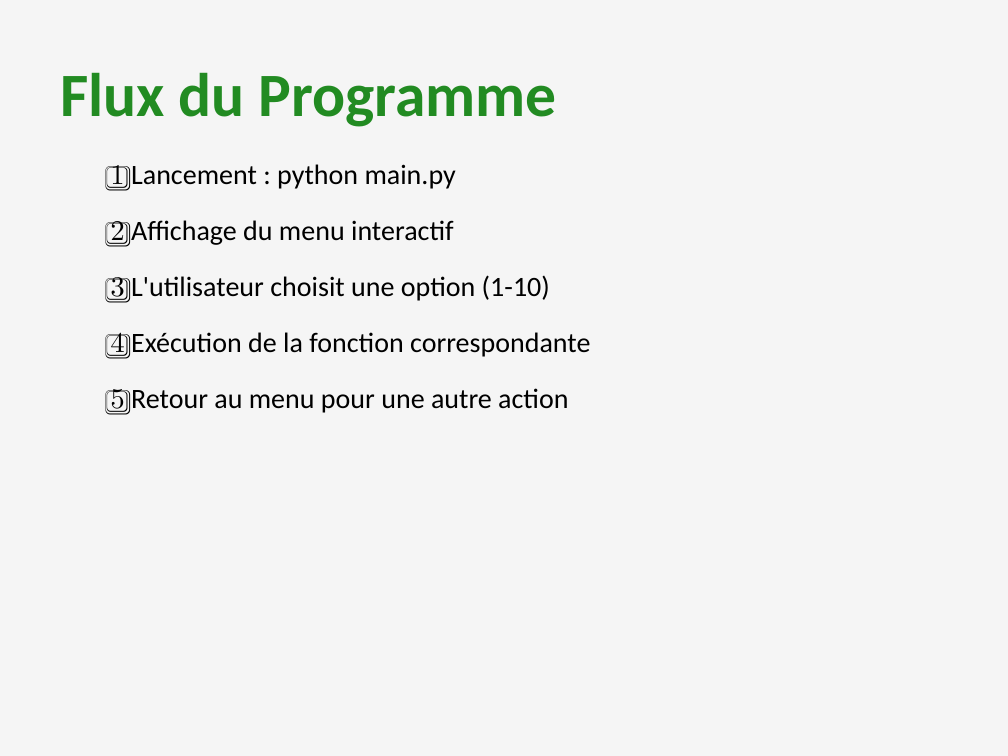
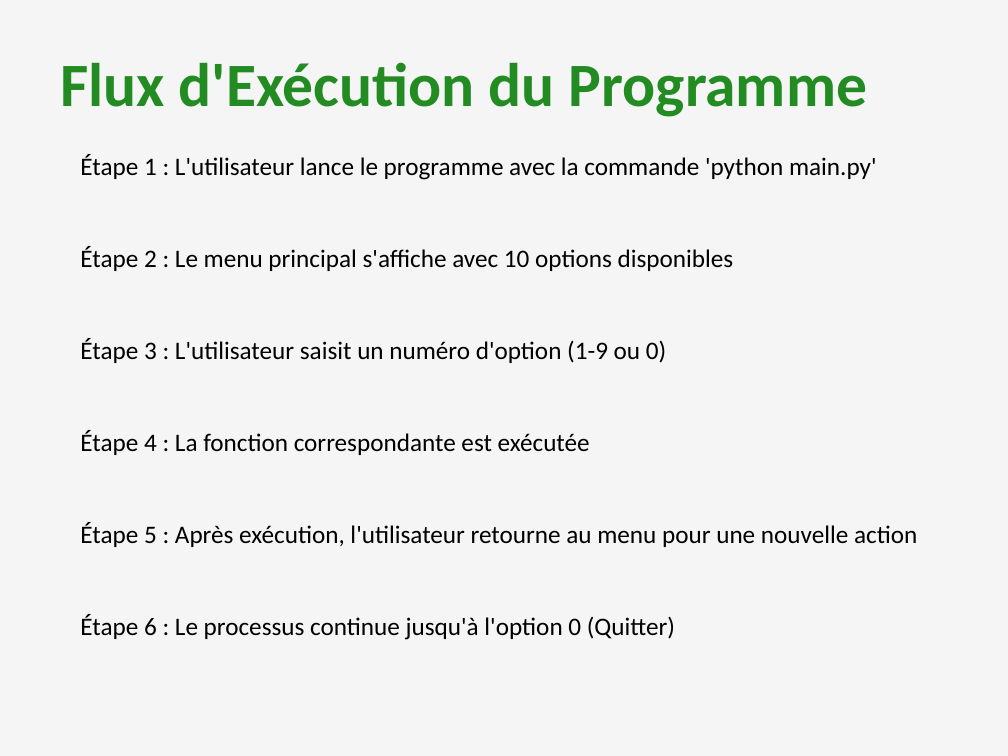
Before and after one commit to papaabdoulayediallo2-dev/projet-python-AGRI-SEN, a slide deck: slide 10 of AGRI-SEN_Presentation.pptx (slide 9 before the commit). Drawn at 1008x756 pixels with LibreOffice and Linux fonts; fonts in the diff are those of the drawing. Boxes give left, top, right and bottom in pixels: in the first picture for what was removed or moved away, otherwise in the second. Text is boxed around its words. In the diff, an @@ line names an element or a change of style, - is before the commit and + after.

Commit message:
Mise a jour: Presentation PowerPoint detaillee sans emoji avec explications completes

```diff
--- a/AGRI-SEN_Presentation.pptx
+++ b/AGRI-SEN_Presentation.pptx
@@ text at [60,62,867,117]: text changed @@
-Flux du Programme
+Flux d'Exécution du Programme
@@ text at [80,155,917,640]: text changed; size 20 to 18 pt @@
-1️⃣ Lancement : python main.py
-2️⃣ Affichage du menu interactif
-3️⃣ L'utilisateur choisit une option (1-10)
-4️⃣ Exécution de la fonction correspondante
-5️⃣ Retour au menu pour une autre action
+Étape 1 : L'utilisateur lance le programme avec la commande 'python main.py'
+Étape 2 : Le menu principal s'affiche avec 10 options disponibles
+Étape 3 : L'utilisateur saisit un numéro d'option (1-9 ou 0)
+Étape 4 : La fonction correspondante est exécutée
+Étape 5 : Après exécution, l'utilisateur retourne au menu pour une nouvelle action
+Étape 6 : Le processus continue jusqu'à l'option 0 (Quitter)
```
Also in this commit, not shown: 7 other slides changed, 10 slides added, 7 slides removed, 1 other file.
